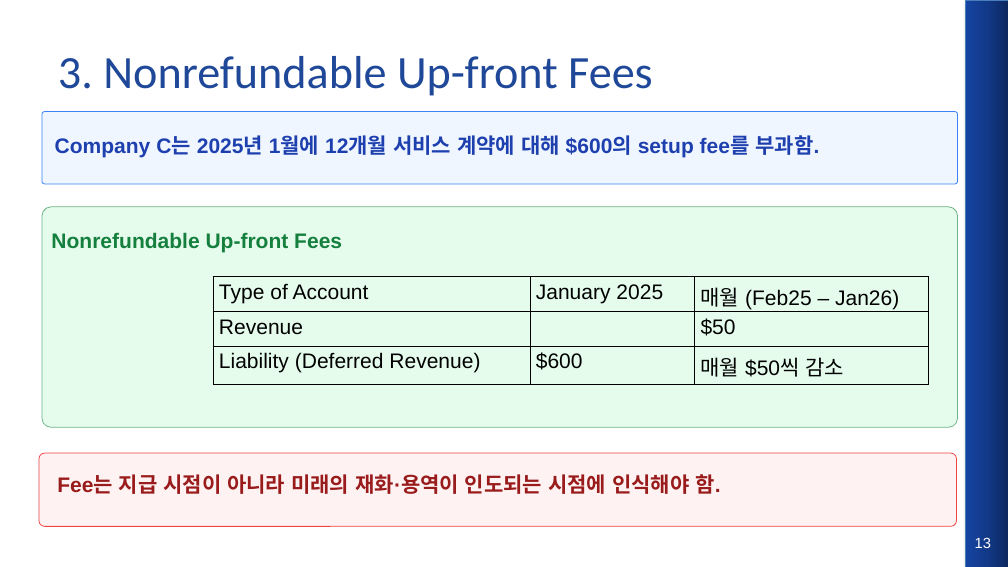
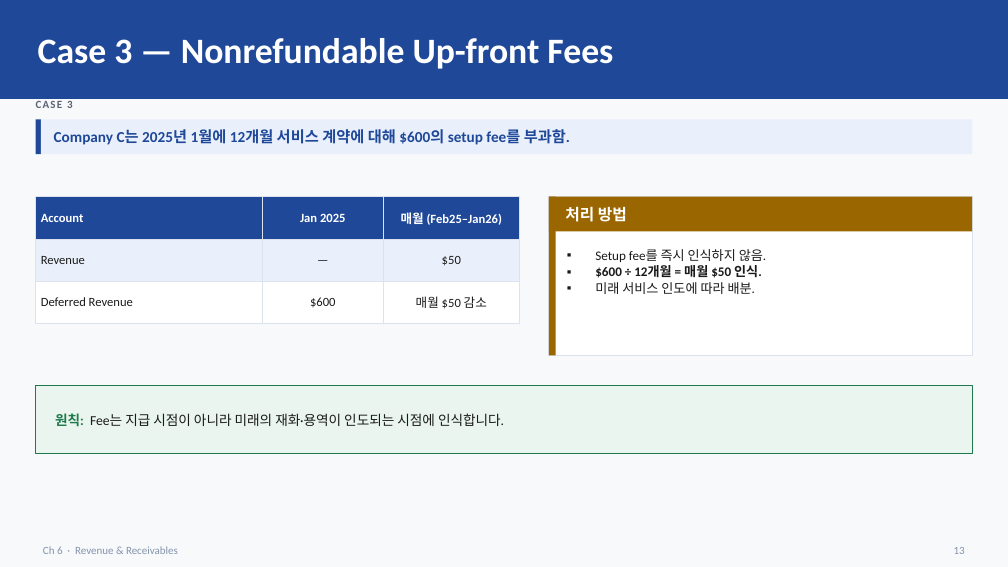
Before and after one commit to keejae/financial-accounting, a slide deck: slide 13 of files/week2/korean/Wk2_L7_slides.pptx. Drawn at 1008x567 pixels with LibreOffice and Linux fonts; fonts in the diff are those of the drawing. Boxes give left, top, right and bottom in pixels: in the first picture for what was removed or moved away, otherwise in the second. Text is boxed around its words. In the diff, an @@ line names an element or a change of style, - is before the commit and + after.

```diff
--- a/files/week2/korean/Wk2_L7_slides.pptx
+++ b/files/week2/korean/Wk2_L7_slides.pptx
@@ background #FFFFFF to #F8F9FB @@
@@ rectangle added at (0,0,1008,99), fill #1F4899 @@
@@ rectangle removed at (966,0,1008,567) @@
@@ text at (38,38,613,69): text changed; size 44 to 34 pt; text colour #1F4899 to #FFFFFF; bold on @@
-3. Nonrefundable Up-front Fees
+Case 3 — Nonrefundable Up-front Fees
@@ rectangle added at (36,119,41,154), fill #1F4899 @@
@@ text added at (36,101,73,108), 10.5 pt, text #5A6474, bold @@
+CASE 3
@@ rectangle added at (41,119,972,154), fill #EAF0FB @@
@@ rounded rectangle removed at (42,112,958,185) @@
@@ text "Company C는 2025년 1월에 12개월 ..." at (54,129,570,145): size 20 to 14.5 pt, font Arial to Calibri, text colour #1E40AF to #1F4899; line spacing 22.4pt to 1; less space between paragraphs; vertical alignment top to middle @@
@@ table at (36,197,520,313) @@
-row 1: Type of Account | January 2025 | 매월 (Feb25 – Jan26)
+row 1: Account | Jan 2025 | 매월 (Feb25–Jan26)
-row 2, column 2: 
+row 2, column 2: —
-row 3, column 1: Liability (Deferred Revenue)
+row 3, column 1: Deferred Revenue
-row 3, column 3: 매월 $50씩 감소
+row 3, column 3: 매월 $50 감소
@@ fill none to #1F4899 in row 1 @@
@@ fill none to #EAF0FB in 2 cells @@
@@ fill none to #FFFFFF in row 3 @@
@@ size 20 to 12 pt, font Arial to Calibri, text colour #000000 to #1A1A1A in "Revenue", "$50", "$600" @@
@@ line spacing 1.15 to 1 @@
@@ less space between paragraphs @@
@@ alignment left to centre @@
@@ borders changed @@
@@ table: place and size @@
-table at (213,277,929,384)
+table at (36,197,520,313)
@@ rounded rectangle removed at (42,207,958,428) @@
@@ rectangle added at (549,197,972,355), fill #FFFFFF, outline #DCE3EE 1 pt @@
@@ rectangle added at (549,197,556,355), fill #9A6600 @@
@@ rectangle added at (549,197,972,231), fill #9A6600 @@
@@ text added at (565,206,627,222), 15 pt, text #FFFFFF, bold @@
+처리 방법
@@ text removed at (51,232,342,252) @@
-Nonrefundable Up-front Fees
@@ text added at (595,249,766,294), 12.5 pt, text #1A1A1A @@
+▪ Setup fee를 즉시 인식하지 않음.
+▪ $600 ÷ 12개월 = 매월 $50 인식.
+▪ 미래 서비스 인도에 따라 배분.
@@ rectangle added at (36,386,972,454), fill #E9F5EE, outline #1E7A4C 1 pt @@
@@ text "원칙: Fee는 지급 시점이 아니라 ..." at (55,413,504,427): vertical alignment top to middle @@
@@ text at (55,413,504,427): text changed; size 20 to 13 pt; font Arial to Calibri; text colour #991B1B to #1A1A1A; bold off @@
-Fee는 지급 시점이 아니라 미래의 재화·용역이 인도되는 시점에 인식해야 함.
+원칙: Fee는 지급 시점이 아니라 미래의 재화·용역이 인도되는 시점에 인식합니다.
@@ rounded rectangle removed at (39,453,957,526) @@
@@ text added at (43,546,178,554), 10.5 pt, text #8494AC @@
+Ch 6 · Revenue & Receivables
@@ text "13": place and size @@
-text "13" at (975,537,991,548)
+text "13" at (954,547,965,554)
@@ text "13" at (954,547,965,554): size 14 to 10.5 pt, font Arial to Calibri, text colour #FFFFFF to #8494AC; alignment centre to right; vertical alignment top to middle @@
```
Also in this commit, not shown: 16 other slides changed, 8 slides added, 7 slides removed, 7 other files.
